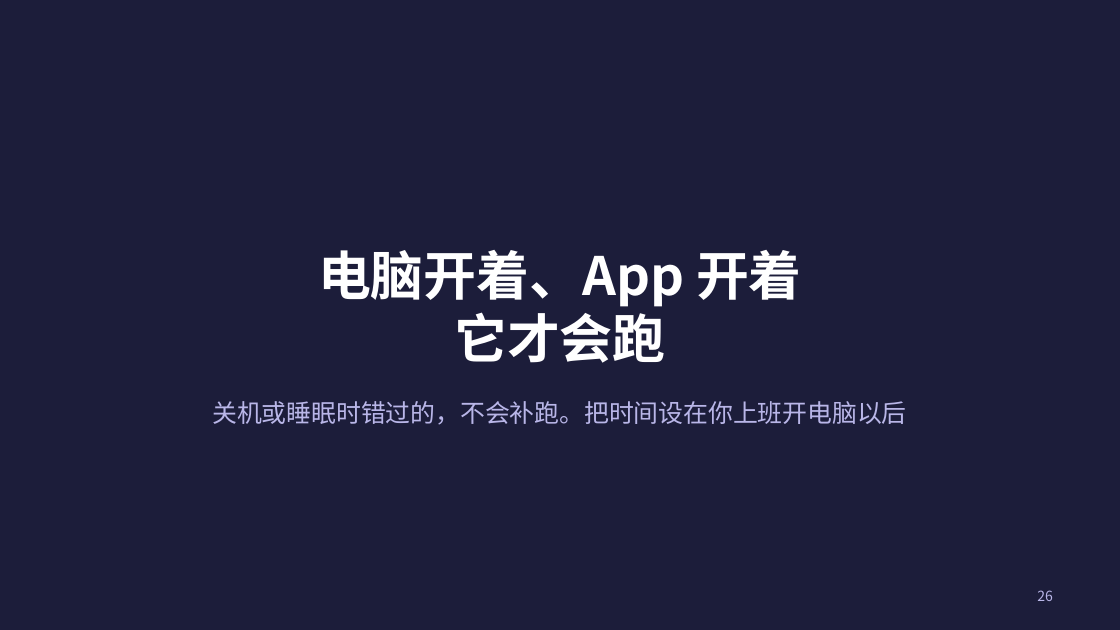
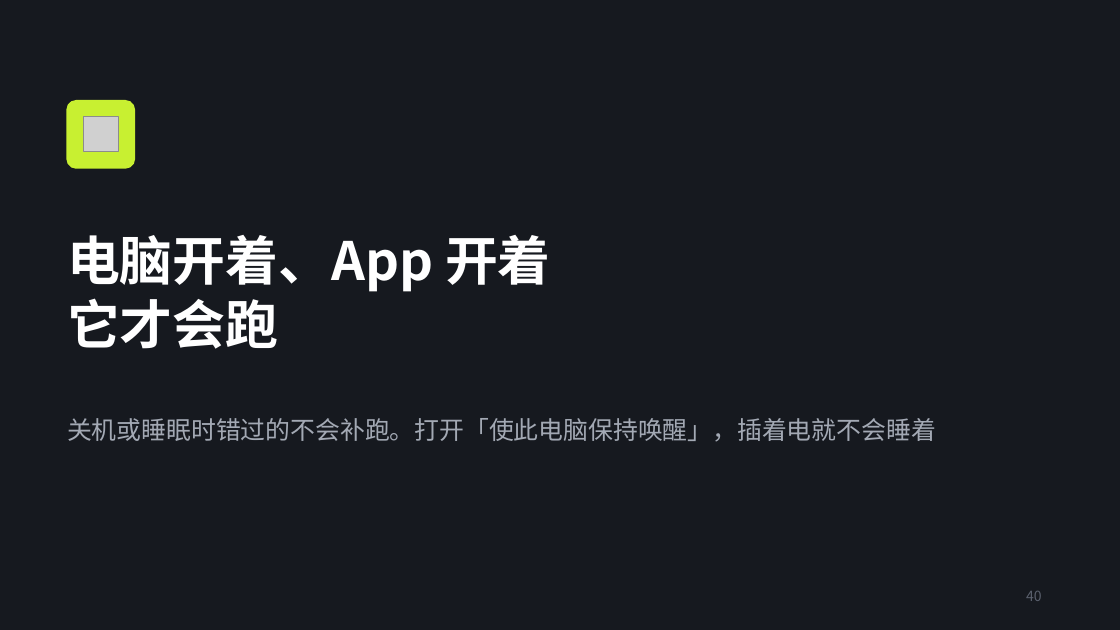
Before and after one commit to freyhuang-11/thinknova-memory, a slide deck: slide 40 of courses/小生意实用课/AI实用课_Codex提效.pptx (slide 26 before the commit). Drawn at 1120x630 pixels with LibreOffice and Linux fonts; fonts in the diff are those of the drawing; grey boxes stand for pictures. Boxes give left, top, right and bottom in pixels: in the first picture for what was removed or moved away, otherwise in the second. Text is boxed around its words. In the diff, an @@ line names an element or a change of style, - is before the commit and + after.

```diff
--- a/courses/小生意实用课/AI实用课_Codex提效.pptx
+++ b/courses/小生意实用课/AI实用课_Codex提效.pptx
@@ background #1C1D3A to #16191F @@
@@ rounded rectangle added at (67, 101, 134, 168), fill #C8F031, outline #C8F031 1 pt @@
@@ picture added at (83, 116, 118, 151) @@
@@ text "电脑开着、App 开着": place and size @@
-text "电脑开着、App 开着" at (318, 250, 802, 363)
+text "电脑开着、App 开着" at (67, 235, 551, 349)
@@ text "电脑开着、App 开着" at (67, 235, 551, 349): alignment centre to left; vertical alignment bottom to middle @@
@@ text at (67, 418, 936, 442): text changed; text colour #B9B6E8 to #A3A9B4 @@
-关机或睡眠时错过的，不会补跑。把时间设在你上班开电脑以后
+关机或睡眠时错过的不会补跑。打开「使此电脑保持唤醒」，插着电就不会睡着
@@ page number added at (1026, 591, 1042, 601), 9 pt, text #5B616E @@
+40
@@ page number removed at (1037, 590, 1053, 601) @@
-26
```
Also in this commit, not shown: 43 other slides changed, 24 slides added, 7 slides removed, 3 other files.
